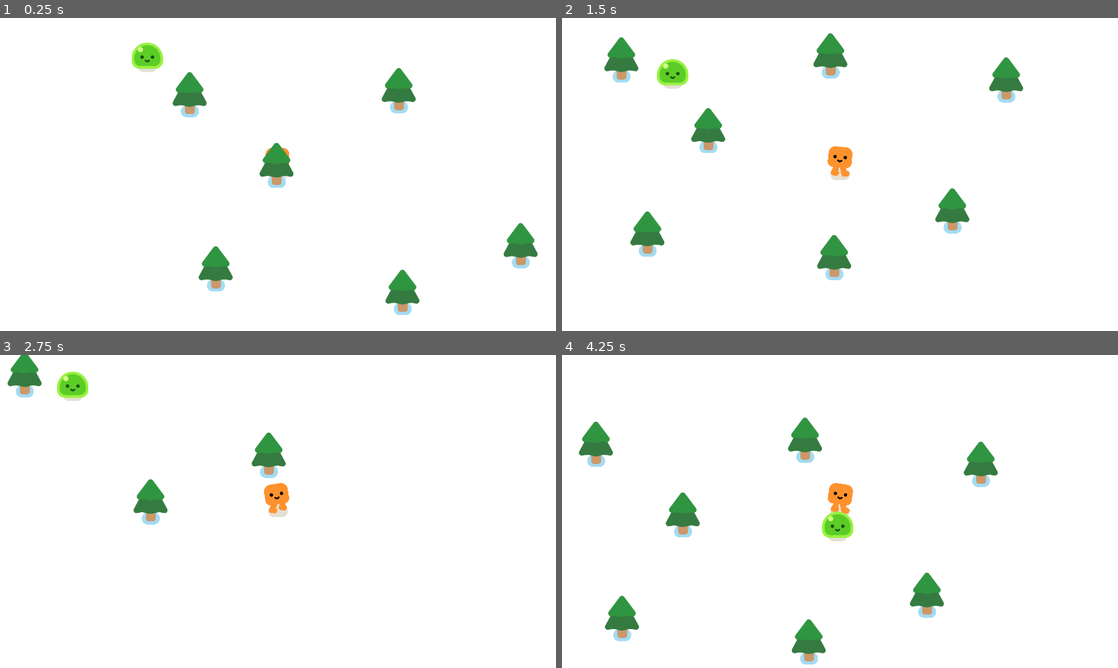
Above: before the commit, frames 1-4 (two rows, left to right).
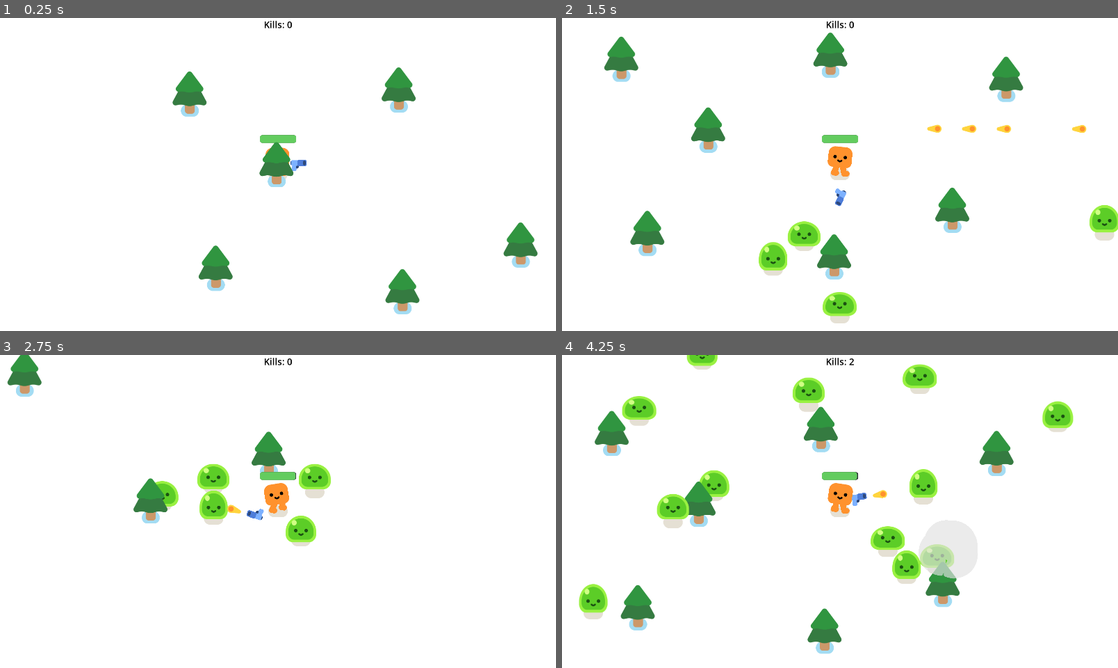
Above: after the commit, the same moments.

Repository: Oosh74/vampire-survivor-like-project
Game: Godot game, scene res://survivor_game.tscn
Same seed, same stepped clock (60 frames per second), same inputs: the game is played once before the commit and once after it.
Inputs:
- Up to frame 1 (0.25 s): no input
- Up to frame 2 (1.5 s): hold D (move_right) 0.53-1.28 s; hold S (move_down) from 1.28 s (still down)
- Up to frame 3 (2.75 s): release S (move_down) at 2.03 s; hold D (move_right) from 2.03 s (still down)
- Up to frame 4 (4.25 s): release D (move_right) at 2.78 s; hold W (move_up) 2.78-3.53 s; hold A (move_left) from 3.53 s (still down)

The runs differ from the first frame. In frame 1, 1.2% of the frame differs, in the area x 23-97%, y 0-95%; in frame 2, 3.3%; in frame 3, 3.0%; in frame 4, 12%, in the area x 3-92%, y 0-99%.

Commit message:
Finished project, added weapon, mob spawn random timer, and more

Diff:
--- /dev/null
+++ b/gun.gd
@@ -0,0 +1,20 @@
+extends Area2D
+
+func _physics_process(delta: float) -> void:
+	var enemies_in_range = get_overlapping_bodies() #gets character body 2d nodes overlaping in area
+	#returns as an array
+
+	if enemies_in_range.size() > 0:
+		var target_enemy = enemies_in_range[0]
+		look_at(target_enemy.global_position) #function available in most 2D nodes
+
+func shoot():
+	const PEW_PEW = preload("uid://vlnnaopyegf")
+	var new_bullet = PEW_PEW.instantiate()
+	new_bullet.global_position = %ShootingPoint.global_position
+	new_bullet.global_rotation = %ShootingPoint.global_rotation
+	%ShootingPoint.add_child(new_bullet)
+
+
+func _on_timer_timeout() -> void:
+	shoot()
--- a/gun.tscn
+++ b/gun.tscn
@@ -1,21 +1,34 @@
 [gd_scene format=3 uid="uid://du5i8r7jdycua"]
 
+[ext_resource type="Script" uid="uid://bpyfw0mh6bsnv" path="res://gun.gd" id="1_dk5gl"]
 [ext_resource type="Texture2D" uid="uid://coon1w77o334i" path="res://pistol/pistol.png" id="1_vk1bi"]
 
 [sub_resource type="CircleShape2D" id="CircleShape2D_dk5gl"]
 radius = 300.02667
 
 [node name="Gun" type="Area2D" unique_id=1303509688]
+collision_layer = 0
+collision_mask = 2
+script = ExtResource("1_dk5gl")
 
 [node name="CollisionShape2D" type="CollisionShape2D" parent="." unique_id=2105798351]
 position = Vector2(-1, 1)
 shape = SubResource("CircleShape2D_dk5gl")
 
 [node name="WeaponPivot" type="Marker2D" parent="." unique_id=1934434822]
+rotation = 0.00086615415
 
 [node name="Pistol" type="Sprite2D" parent="WeaponPivot" unique_id=2086864087]
-position = Vector2(89, 1)
+position = Vector2(71, -31)
+scale = Vector2(0.8, 0.8)
 texture = ExtResource("1_vk1bi")
 
 [node name="ShootingPoint" type="Marker2D" parent="WeaponPivot/Pistol" unique_id=2064981348]
+unique_name_in_owner = true
 position = Vector2(27, -10)
+
+[node name="Timer" type="Timer" parent="." unique_id=1340201748]
+wait_time = 0.3
+autostart = true
+
+[connection signal="timeout" from="Timer" to="." method="_on_timer_timeout"]
--- a/mob.gd
+++ b/mob.gd
@@ -1,4 +1,9 @@
 extends CharacterBody2D
+
+signal mob_died
+
+var health = 3
+
 
 #annotation shorthand for ready function:
 @onready var player = get_node("/root/Game/Player")
@@ -6,8 +11,22 @@
 #func _ready():
 	#player = get_node("/root/Game/Player")
 
+func _ready():
+	%Slime.play_walk()
+
 
 func _physics_process(delta: float) -> void:
 	var direction = global_position.direction_to(player.global_position)
 	velocity = direction * 300.0
 	move_and_slide()
+
+func take_damage():
+	$Slime.play_hurt()
+	health -= 1
+	if health == 0:
+		const SMOKE_EXPLOSION = preload("uid://dhmhmrth6rdce")
+		var smoke = SMOKE_EXPLOSION.instantiate()
+		get_parent().add_child(smoke)
+		smoke.global_position = global_position
+		queue_free()
+		mob_died.emit()
--- a/mob.tscn
+++ b/mob.tscn
@@ -8,6 +8,8 @@
 
 [node name="Mob" type="CharacterBody2D" unique_id=1706312174]
 position = Vector2(-1, 0)
+collision_layer = 2
+collision_mask = 3
 script = ExtResource("1_nokgg")
 
 [node name="CollisionShape2D" type="CollisionShape2D" parent="." unique_id=421332594]
@@ -16,4 +18,5 @@
 shape = SubResource("CircleShape2D_nokgg")
 
 [node name="Slime" parent="." unique_id=2008890567 instance=ExtResource("1_dy6sc")]
+unique_name_in_owner = true
 position = Vector2(0, -1)
--- /dev/null
+++ b/pew_pew.gd
@@ -0,0 +1,23 @@
+extends Area2D
+
+var travelled_distance = 0
+
+
+func _physics_process(delta: float) -> void:
+	const SPEED = 1000.0
+	const MAX_RANGE = 1200.0
+
+	var direction = Vector2.RIGHT.rotated(rotation)
+	#Vector2 used to construction coordinates
+	position += direction * SPEED * delta
+
+	travelled_distance += SPEED * delta
+
+	if travelled_distance >= MAX_RANGE:
+		queue_free()
+
+
+func _on_body_entered(body: Node2D) -> void:
+	queue_free()
+	if body.has_method("take_damage"):
+		body.take_damage()
--- /dev/null
+++ b/pew_pew.tscn
@@ -0,0 +1,24 @@
+[gd_scene format=3 uid="uid://vlnnaopyegf"]
+
+[ext_resource type="Texture2D" uid="uid://bd4rrqj72amnx" path="res://pistol/projectile.png" id="1_lj8kt"]
+[ext_resource type="Script" uid="uid://ck8g8lpma32l8" path="res://pew_pew.gd" id="1_vpjhq"]
+
+[sub_resource type="CapsuleShape2D" id="CapsuleShape2D_vpjhq"]
+radius = 16.0
+height = 50.0
+
+[node name="PewPew" type="Area2D" unique_id=194261483]
+top_level = true
+collision_layer = 0
+collision_mask = 3
+script = ExtResource("1_vpjhq")
+
+[node name="Projectile" type="Sprite2D" parent="." unique_id=1183829086]
+texture = ExtResource("1_lj8kt")
+
+[node name="CollisionShape2D" type="CollisionShape2D" parent="." unique_id=787426901]
+position = Vector2(1, 1)
+rotation = 1.5707964
+shape = SubResource("CapsuleShape2D_vpjhq")
+
+[connection signal="body_entered" from="." to="." method="_on_body_entered"]
--- a/player.gd
+++ b/player.gd
@@ -1,16 +1,25 @@
 extends CharacterBody2D
+
+signal health_depleted
 
 @onready var happy_boo: Node2D = %HappyBoo
 
+var health := 100.0
 
 func _physics_process(delta: float) -> void:
 	var direction = Input.get_vector("move_left", "move_right", "move_up", "move_down")
 	velocity = direction * 600
-	print(direction.x)
-
 	move_and_slide()
 
 	if velocity.length() > 0.0:
 		happy_boo.play_walk_animation()
 	else:
 		happy_boo.play_idle_animation()
+
+	const DAMAGE_RATE = 10.0
+	var overlapping_mobs = %HurtBox.get_overlapping_bodies()
+	if overlapping_mobs.size() >0:
+		health -= DAMAGE_RATE * overlapping_mobs.size() * delta
+		$ProgressBar.value = health
+		if health <= 0.0:
+			health_depleted.emit()
--- a/player.tscn
+++ b/player.tscn
@@ -2,19 +2,59 @@
 
 [ext_resource type="PackedScene" uid="uid://pbmyh1qru7p" path="res://characters/happy_boo/happy_boo.tscn" id="1_4flbx"]
 [ext_resource type="Script" uid="uid://yh2ao5or56lq" path="res://player.gd" id="1_onrkg"]
+[ext_resource type="PackedScene" uid="uid://du5i8r7jdycua" path="res://gun.tscn" id="2_i3pqv"]
 
 [sub_resource type="CircleShape2D" id="CircleShape2D_onrkg"]
 radius = 45.01111
 
+[sub_resource type="CircleShape2D" id="CircleShape2D_i3pqv"]
+radius = 48.010414
+
+[sub_resource type="StyleBoxFlat" id="StyleBoxFlat_i3pqv"]
+bg_color = Color(0.15294118, 0.16862746, 0.1882353, 1)
+corner_radius_top_left = 8
+corner_radius_top_right = 8
+corner_radius_bottom_right = 8
+corner_radius_bottom_left = 8
+
+[sub_resource type="StyleBoxFlat" id="StyleBoxFlat_hqtel"]
+bg_color = Color(0.3882353, 0.8, 0.37254903, 1)
+corner_radius_top_left = 8
+corner_radius_top_right = 8
+corner_radius_bottom_right = 8
+corner_radius_bottom_left = 8
+
 [node name="Player" type="CharacterBody2D" unique_id=2111409188]
 script = ExtResource("1_onrkg")
+
+[node name="Gun" parent="." unique_id=1303509688 instance=ExtResource("2_i3pqv")]
 
 [node name="HappyBoo" parent="." unique_id=1091727253 instance=ExtResource("1_4flbx")]
 unique_name_in_owner = true
 position = Vector2(0, -1)
 
-[node name="CollisionShape2D" type="CollisionShape2D" parent="." unique_id=953256989]
-position = Vector2(-3, -43)
+[node name="PlayerCollision" type="CollisionShape2D" parent="." unique_id=953256989]
+position = Vector2(0, -45)
 shape = SubResource("CircleShape2D_onrkg")
+debug_color = Color(0.6557268, 0.51731616, 0, 0.41960785)
 
 [node name="Camera2D" type="Camera2D" parent="." unique_id=1531409404]
+
+[node name="HurtBox" type="Area2D" parent="." unique_id=1410839018]
+unique_name_in_owner = true
+collision_layer = 0
+collision_mask = 2
+
+[node name="HurtCollision" type="CollisionShape2D" parent="HurtBox" unique_id=616648139]
+position = Vector2(0, -45)
+shape = SubResource("CircleShape2D_i3pqv")
+
+[node name="ProgressBar" type="ProgressBar" parent="." unique_id=824273887]
+offset_left = -62.0
+offset_top = -136.0
+offset_right = 63.0
+offset_bottom = -109.0
+theme_override_styles/background = SubResource("StyleBoxFlat_i3pqv")
+theme_override_styles/fill = SubResource("StyleBoxFlat_hqtel")
+value = 100.0
+show_percentage = false
--- /dev/null
+++ b/survivor_game.gd
@@ -0,0 +1,39 @@
+extends Node2D
+
+var score = 0
+@onready var kills: Label = %Kills
+
+func spawn_mob():
+	var mob = preload("uid://y38gte5o0xf8").instantiate()
+	%PathFollow2D .progress_ratio = randf()
+	mob.global_position = %PathFollow2D.global_position
+	mob.mob_died.connect(_on_mob_mob_died)
+	add_child(mob)
+
+
+func _on_timer_timeout() -> void:
+	spawn_mob()
+
+
+func _on_player_health_depleted() -> void:
+	%GameOver.visible = true
+	get_tree().paused = true
+
+	await restart_countdown_paused(3)
+
+	get_tree().paused = false
+	get_tree().reload_current_scene()
+
+
+func restart_countdown_paused(seconds: int) -> void:
+	%Countdown.visible = true
+
+	for i in range(seconds, 0, -1):
+		%Countdown.text = "Restarting in " + str(i) + "..."
+		await get_tree().create_timer(1.0, true, false, true).timeout
+
+
+func _on_mob_mob_died() -> void:
+	print("mob dead")
+	score += 1
+	kills.text = "Kills: " + str(score)
--- a/survivor_game.tscn
+++ b/survivor_game.tscn
@@ -1,14 +1,35 @@
 [gd_scene format=3 uid="uid://bvp0oy6d34s7n"]
 
+[ext_resource type="Script" uid="uid://oj7hj4kgw31t" path="res://survivor_game.gd" id="1_5mrb7"]
 [ext_resource type="PackedScene" uid="uid://c1sx7bic4uhdj" path="res://player.tscn" id="1_8id3q"]
 [ext_resource type="PackedScene" uid="uid://c0gpy0pye4jr6" path="res://tree.tscn" id="2_kbdm8"]
-[ext_resource type="PackedScene" uid="uid://y38gte5o0xf8" path="res://mob.tscn" id="3_kbdm8"]
+
+[sub_resource type="Curve2D" id="Curve2D_kbdm8"]
+_data = {
+"points": PackedVector2Array(0, 0, 0, 0, -122, -103, 0, 0, 0, 0, 2039, -101, 0, 0, 0, 0, 2039, 1123, 0, 0, 0, 0, -128, 1121, 0, 0, 0, 0, -125, -103)
+}
+point_count = 5
 
 [node name="Game" type="Node2D" unique_id=1145754407]
 y_sort_enabled = true
+script = ExtResource("1_5mrb7")
 
 [node name="CanvasLayer" type="CanvasLayer" parent="." unique_id=1900473204]
 layer = -30
+
+[node name="Kills" type="Label" parent="CanvasLayer" unique_id=1703170431]
+unique_name_in_owner = true
+z_index = 1
+anchors_preset = 5
+anchor_left = 0.5
+anchor_right = 0.5
+offset_left = -20.0
+offset_right = 20.0
+offset_bottom = 45.0
+grow_horizontal = 2
+theme_override_colors/font_color = Color(0, 0, 0, 1)
+theme_override_font_sizes/font_size = 32
+text = "Kills: 0"
 
 [node name="ColorRect" type="ColorRect" parent="CanvasLayer" unique_id=649436418]
 offset_right = 1926.0
@@ -16,6 +37,14 @@
 
 [node name="Player" parent="." unique_id=2111409188 instance=ExtResource("1_8id3q")]
 position = Vector2(508, 428)
+
+[node name="Path2D" type="Path2D" parent="." unique_id=274893488]
+curve = SubResource("Curve2D_kbdm8")
+
+[node name="PathFollow2D" type="PathFollow2D" parent="Path2D" unique_id=1958619493]
+unique_name_in_owner = true
+position = Vector2(-122, -103)
+rotation = 0.0009254972
 
 [node name="StaticBody2D" parent="." unique_id=630045576 instance=ExtResource("2_kbdm8")]
 position = Vector2(294, 784)
@@ -38,4 +67,57 @@
 [node name="StaticBody2D7" parent="." unique_id=2014892391 instance=ExtResource("2_kbdm8")]
 position = Vector2(939, 865)
 
-[node name="Mob" parent="." unique_id=1706312174 instance=ExtResource("3_kbdm8")]
+[node name="Timer" type="Timer" parent="." unique_id=2113747686]
+wait_time = 0.3
+autostart = true
+
+[node name="GameOver" type="CanvasLayer" parent="." unique_id=1206249435]
+unique_name_in_owner = true
+visible = false
+
+[node name="ColorRect" type="ColorRect" parent="GameOver" unique_id=1405683434]
+anchors_preset = 15
+anchor_right = 1.0
+anchor_bottom = 1.0
+offset_left = 2.0
+offset_top = 2.0
+offset_right = 8.0
+offset_bottom = 2.0
+grow_horizontal = 2
+grow_vertical = 2
+color = Color(0, 0, 0, 0.5137255)
+
+[node name="Label" type="Label" parent="GameOver/ColorRect" unique_id=1100396418]
+layout_mode = 1
+anchors_preset = 8
+anchor_left = 0.5
+anchor_top = 0.5
+anchor_right = 0.5
+anchor_bottom = 0.5
+offset_left = -20.0
+offset_top = -11.5
+offset_right = 20.0
+offset_bottom = 11.5
+grow_horizontal = 2
+grow_vertical = 2
+theme_override_font_sizes/font_size = 156
+text = "YOU SUCK LOL"
+
+[node name="Countdown" type="Label" parent="GameOver/ColorRect" unique_id=1075510862]
+unique_name_in_owner = true
+layout_mode = 1
+anchors_preset = 8
+anchor_left = 0.5
+anchor_top = 0.5
+anchor_right = 0.5
+anchor_bottom = 0.5
+offset_left = -20.0
+offset_top = 82.0
+offset_right = 20.0
+offset_bottom = 295.0
+grow_horizontal = 2
+grow_vertical = 2
+theme_override_font_sizes/font_size = 120
+
+[connection signal="health_depleted" from="Player" to="." method="_on_player_health_depleted"]
+[connection signal="timeout" from="Timer" to="." method="_on_timer_timeout"]
Not shown, added: gun.gd.uid
Not shown, added: pew_pew.gd.uid
Not shown, added: survivor_game.gd.uid
